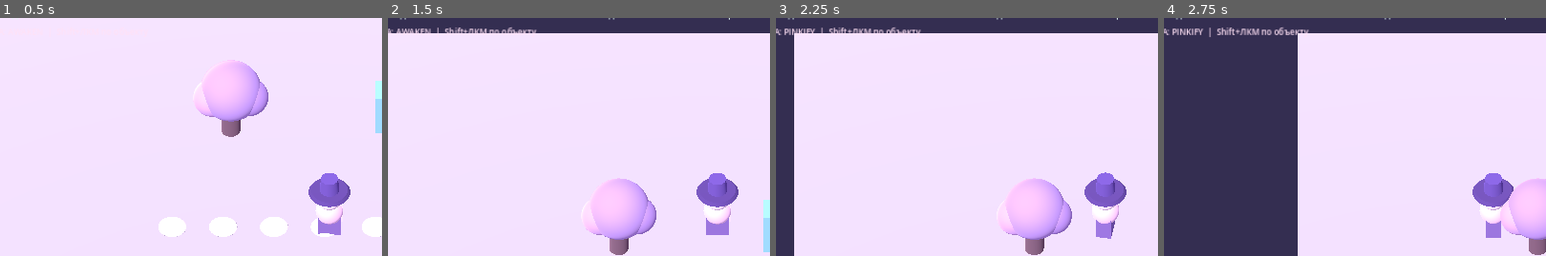
Above: before the commit, frames 1-4 (left to right).
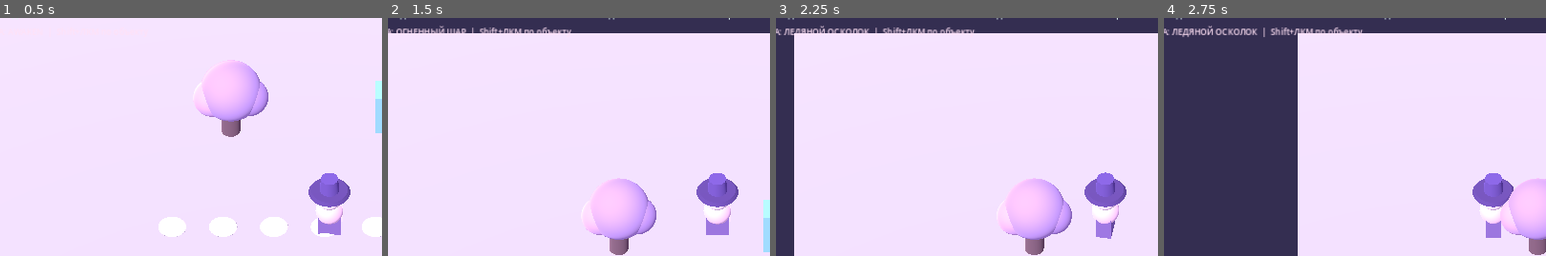
Above: after the commit, the same moments.

Repository: 0ri-space-cat/luna-dev-mode
Game: Godot game, scene res://scenes/main.tscn
Same seed, same stepped clock (60 frames per second), same inputs: the game is played once before the commit and once after it.
Inputs (mouse positions are % of the whole screen's width and height, from its top left):
- Up to frame 1 (0.5 s): no input
- Up to frame 2 (1.5 s): tap Enter at 0.5 s; move the mouse to (45, 70) at 0.52 s; hold W (move_forward) 0.53-1.25 s; tap 1 at 0.6 s; click (45, 70) at 0.67 s; drag from (80, 65) to (45, 70) at 1.27 s
- Up to frame 3 (2.25 s): tap Space at 2 s; move the mouse to (20, 35) at 2.02 s; hold A (move_left) from 2.03 s (still down); tap Tab at 2.1 s
- Up to frame 4 (2.75 s): keep holding A (move_left)
The pictures show only the part of the screen within x 7-57%, y 8-58%; the shares and areas given below are measured in that part.

Frame 1 is identical in both runs. In frame 2, 0.7% of the frame differs, in the area x 2-48%, y 3-7%; in frame 3, 0.7%; in frame 4, 0.9%, in the area x 2-52%, y 3-8%.

Commit message:
feat: starter fire, frost and storm spells driven by editable arcane facets

Diff:
--- a/scripts/core/spell_service.gd
+++ b/scripts/core/spell_service.gd
@@ -3,6 +3,9 @@
 ## Final spell-card visuals and the player's spell builder are later features.
 
 signal spell_cast(details: Dictionary)
+signal projectile_requested(details: Dictionary)
+
+const ArcaneGrammar = preload("res://scripts/core/arcane_grammar.gd")
 
 const MAX_EFFECTS := 12
 
@@ -47,6 +50,9 @@
 			return false
 		if operation != "TOGGLE" and not action.has("value"):
 			return false
+	var manifest: Variant = spec.get("manifestation", {})
+	if typeof(manifest) != TYPE_DICTIONARY or not ArcaneGrammar.valid(manifest):
+		return false
 	_definitions[id] = spec.duplicate(true)
 	_order.append(id)
 	return true
@@ -83,8 +89,17 @@
 	var dist: float = (caster as Node3D).global_position.distance_to((target as Node3D).global_position)
 	if dist > float(spec["cast_range"]):
 		return _fail("Не достаю! Подойди поближе.")
-	if not effects.apply_batch(spec["effects"], target_id, caster_id, "spell:%s" % spell_id):
-		return _fail("Заклинание споткнулось: %s" % effects.last_error)
+	var manifest: Dictionary = spec.get("manifestation", {})
+	if not manifest.is_empty():
+		projectile_requested.emit({
+			"spell_id": spell_id,
+			"caster_id": caster_id,
+			"target_id": target_id,
+			"manifestation": manifest.duplicate(true)
+		})
+	else:
+		if not resolve_impact(spell_id, caster_id, target_id):
+			return false
 	spell_cast.emit({
 		"spell_id": spell_id,
 		"caster_id": caster_id,
@@ -94,31 +109,59 @@
 	return true
 
 
+func resolve_impact(spell_id: String, caster_id: String, target_id: String) -> bool:
+	last_error = ""
+	var spec: Dictionary = _definitions.get(spell_id, {})
+	if spec.is_empty() or world.get_entity(target_id) == null:
+		return _fail("Снаряд потерял свою цель.")
+	if not effects.apply_batch(spec["effects"], target_id, caster_id, "spell:%s" % spell_id):
+		return _fail("Попадание не сработало: %s" % effects.last_error)
+	return true
+
+
 func _register_starters() -> void:
+	# These read like classic spells until the player looks under their hood.
 	register_spell({
-		"id": "AWAKEN",
-		"label": "AWAKEN",
-		"cast_range": 11.0,
-		"stone_color": Color("8ed7bd"),
-		"symbol_id": "SPARK",
+		"id": "FIREBALL", "label": "ОГНЕННЫЙ ШАР", "cast_range": 15.0,
+		"symbol_id": "FIRE", "stone_color": Color("ff884a"),
+		"manifestation": ArcaneGrammar.make("ORB", "FIRE", 12.0, 0.44),
+		"effects": [{"operation": "ADD", "parameter_id": "health", "value": -24}]
+	})
+	register_spell({
+		"id": "FROST_SHARD", "label": "ЛЕДЯНОЙ ОСКОЛОК", "cast_range": 15.0,
+		"symbol_id": "SNOW", "stone_color": Color("9edffa"),
+		"manifestation": ArcaneGrammar.make("SHARD", "FROST", 14.0, 0.34),
+		"effects": [
+			{"operation": "ADD", "parameter_id": "health", "value": -10},
+			{"operation": "MULTIPLY", "parameter_id": "speed", "value": 0.65}
+		]
+	})
+	register_spell({
+		"id": "ARC_BOLT", "label": "ИСКРОВОЙ РАЗРЯД", "cast_range": 17.0,
+		"symbol_id": "LIGHTNING", "stone_color": Color("e6d77a"),
+		"manifestation": ArcaneGrammar.make("BOLT", "STORM", 22.0, 0.25),
+		"effects": [{"operation": "ADD", "parameter_id": "health", "value": -16}]
+	})
+
+	# Legacy utility spells remain loadable for older saved custom systems,
+	# but are removed from the initial quickbar: 1–3 are actual magic.
+	register_spell({
+		"id": "AWAKEN", "label": "AWAKEN", "cast_range": 11.0,
+		"stone_color": Color("8ed7bd"), "symbol_id": "SPARK",
 		"effects": [{"operation": "SET", "parameter_id": "alive", "value": true}]
 	})
 	register_spell({
-		"id": "PINKIFY",
-		"label": "PINKIFY",
-		"cast_range": 11.0,
-		"stone_color": Color("f49fc9"),
-		"symbol_id": "STAR",
+		"id": "PINKIFY", "label": "PINKIFY", "cast_range": 11.0,
+		"stone_color": Color("f49fc9"), "symbol_id": "STAR",
 		"effects": [{"operation": "SET", "parameter_id": "color", "value": Color("f49fc9")}]
 	})
 	register_spell({
-		"id": "QUICKEN",
-		"label": "QUICKEN",
-		"cast_range": 11.0,
-		"stone_color": Color("87bfe8"),
-		"symbol_id": "WIND",
+		"id": "QUICKEN", "label": "QUICKEN", "cast_range": 11.0,
+		"stone_color": Color("87bfe8"), "symbol_id": "WIND",
 		"effects": [{"operation": "ADD", "parameter_id": "speed", "value": 1.2}]
 	})
+	for utility_id in ["AWAKEN", "PINKIFY", "QUICKEN"]:
+		_order.erase(utility_id)
 
 
 func _fail(message: String) -> bool:
